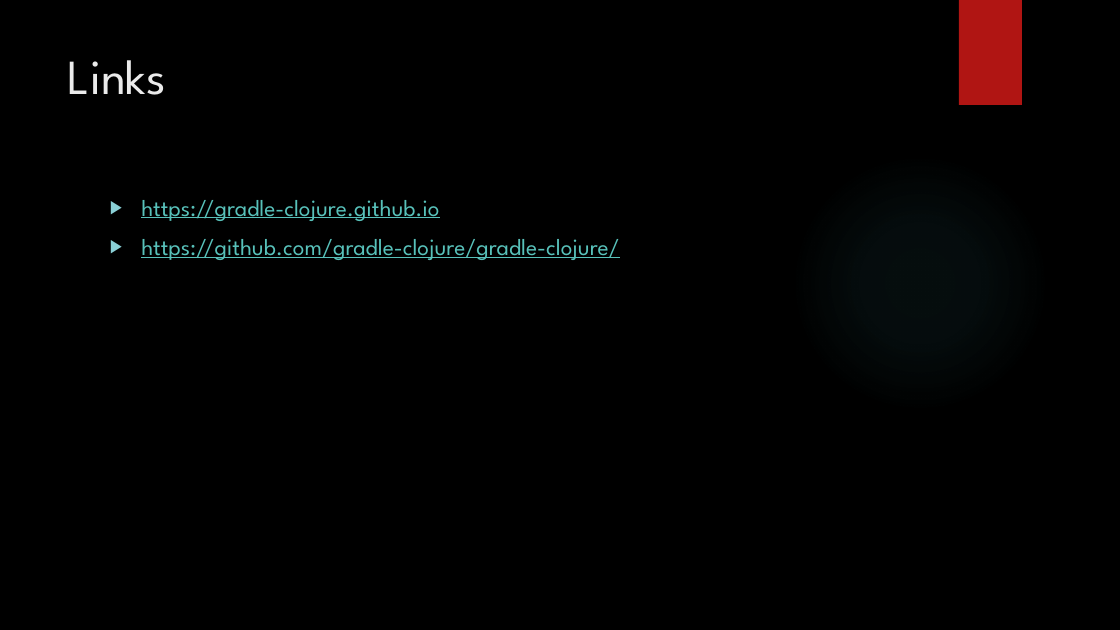
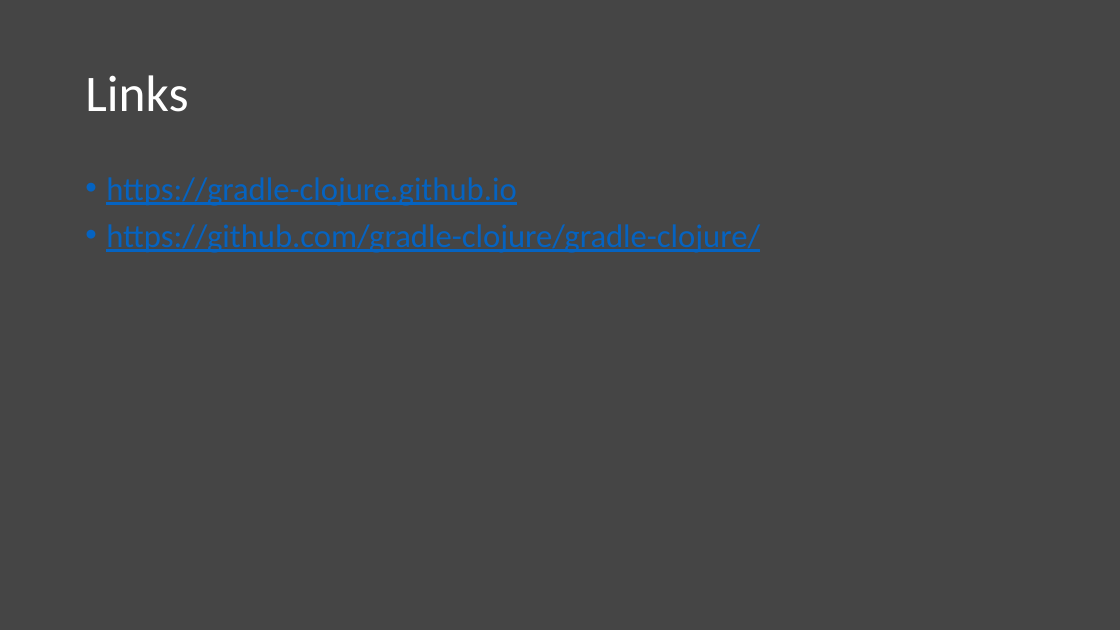
Before and after one commit to clojuremn/gradle-clojure-talk, a slide deck: slide 14 of gradle-clojure.pptx. Drawn at 1120x630 pixels with LibreOffice and Linux fonts; fonts in the diff are those of the drawing; background and template pictures are left out. Boxes give left, top, right and bottom in pixels: in the first picture for what was removed or moved away, otherwise in the second. Text is boxed around its words. In the diff, an @@ line names an element or a change of style, - is before the commit and + after.

Commit message:
theme change

```diff
--- a/gradle-clojure.pptx
+++ b/gradle-clojure.pptx
@@ background picture (left out) to #454545 @@
@@ rectangle removed at [959, 0, 1022, 105] @@
@@ title "Links": place and size @@
-title "Links" at [68, 60, 166, 95]
+title "Links" at [85, 75, 188, 112]
@@ title "Links" at [85, 75, 188, 112]: size 42 to 44 pt, font League Spartan to Calibri, text colour #EBEBEB to #FFFFFF; line spacing 1 to 0.9; vertical alignment top to middle @@
@@ text "https://gradle-clojure.github.io": place and size @@
-text "https://gradle-clojure.github.io" at [141, 200, 620, 260]
+text "https://gradle-clojure.github.io" at [106, 177, 760, 253]
@@ text "https://gradle-clojure.github.io" at [106, 177, 760, 253]: size 20 to 28 pt, font League Spartan to Calibri, text colour #58C1BA to #0563C1; bullet ▶ to •; line spacing 1 to 0.9 @@
@@ ellipse removed at [791, 154, 1049, 413] @@
```
Also in this commit, not shown: 13 other slides changed.
